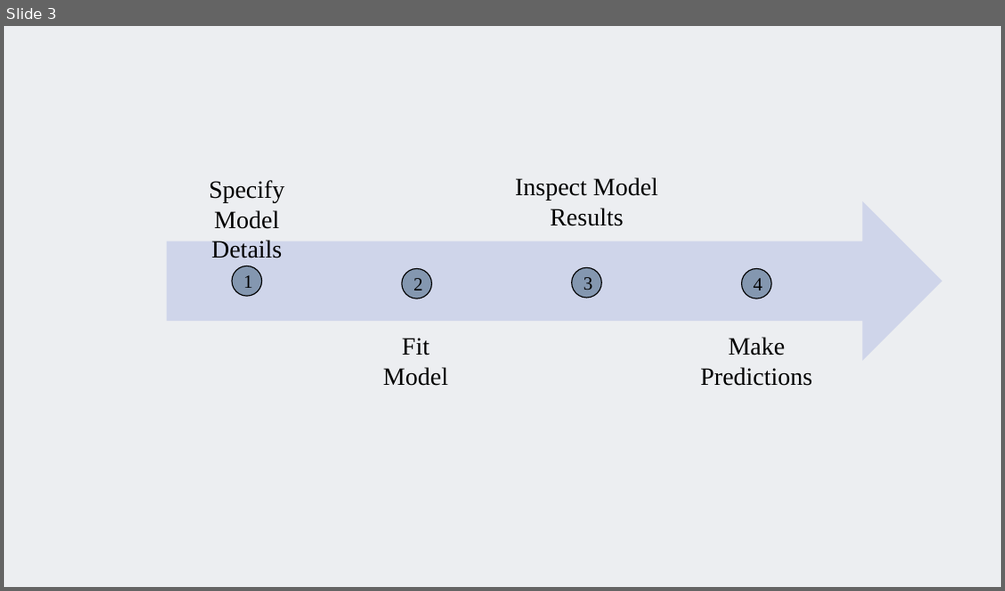
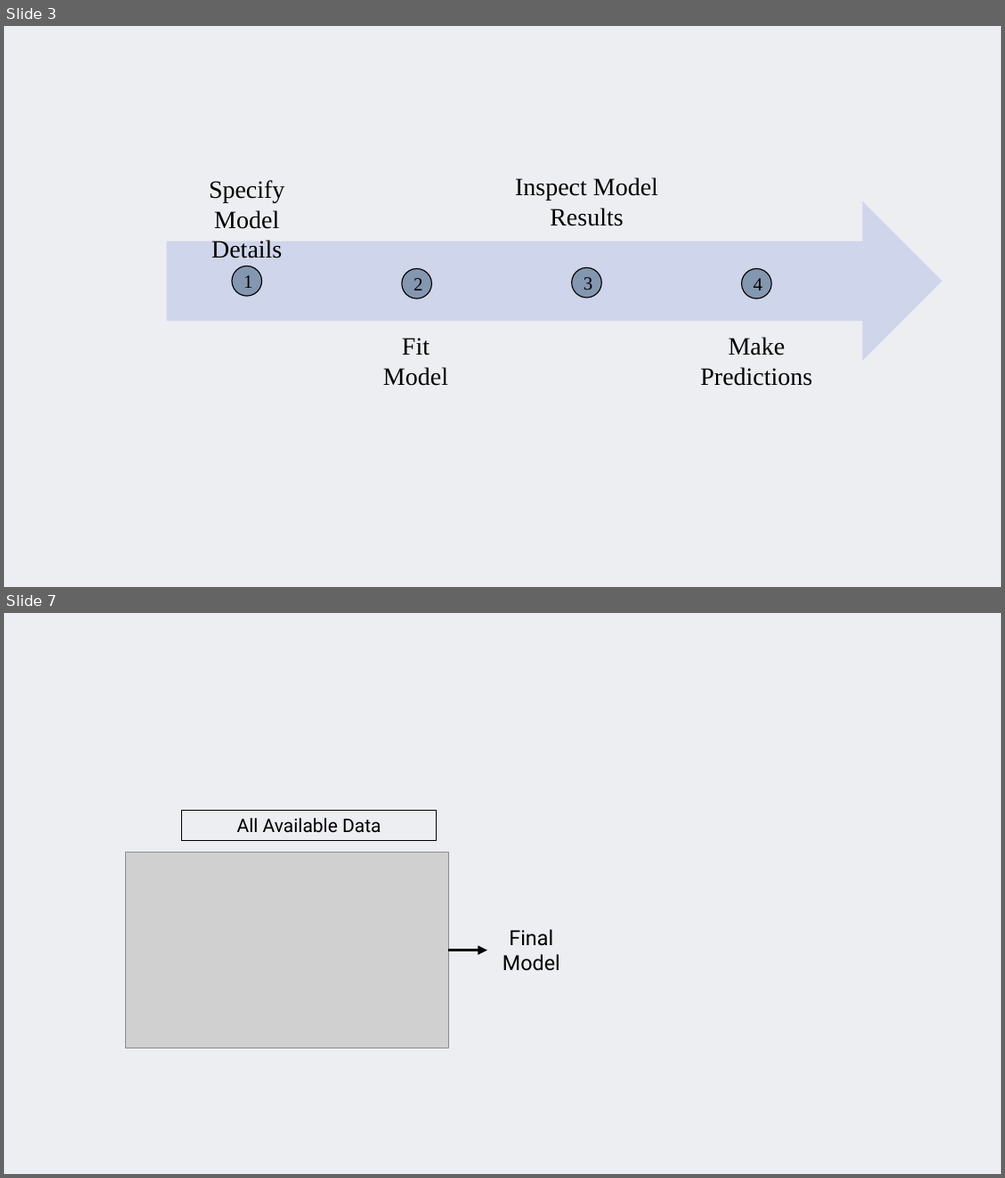
Before and after one commit to SMaRTWorkshops/mlr, a slide deck: figs/sw_figs.pptx. Shown one above the other, each under a label of ours: slide 3 before the commit, slides 3 and 7 after it; the slides between them are not shown. The pictures are 1005x591 and 1005x1178 pixels, drawn with LibreOffice and Linux fonts; fonts in the diff are those of the drawing; grey boxes stand for pictures. Boxes give left, top, right and bottom in pixels: in the first picture for what was removed or moved away, otherwise in the second. Text is boxed around its words. In the diff, an @@ line names an element or a change of style, - is before the commit and + after.

```diff
--- a/figs/sw_figs.pptx
+++ b/figs/sw_figs.pptx
@@ slide 7 added at [4,613,1001,1174], background #EDEEF1 @@
@@ group added at [126,811,560,1048]: 1 picture, 1 rectangle, 1 arrow, 1 text @@
+All Available Data
+Final Model
```
Also in this commit, not shown: 2 other slides changed, 10 other slides added, 1 slide removed, 39 other files.
